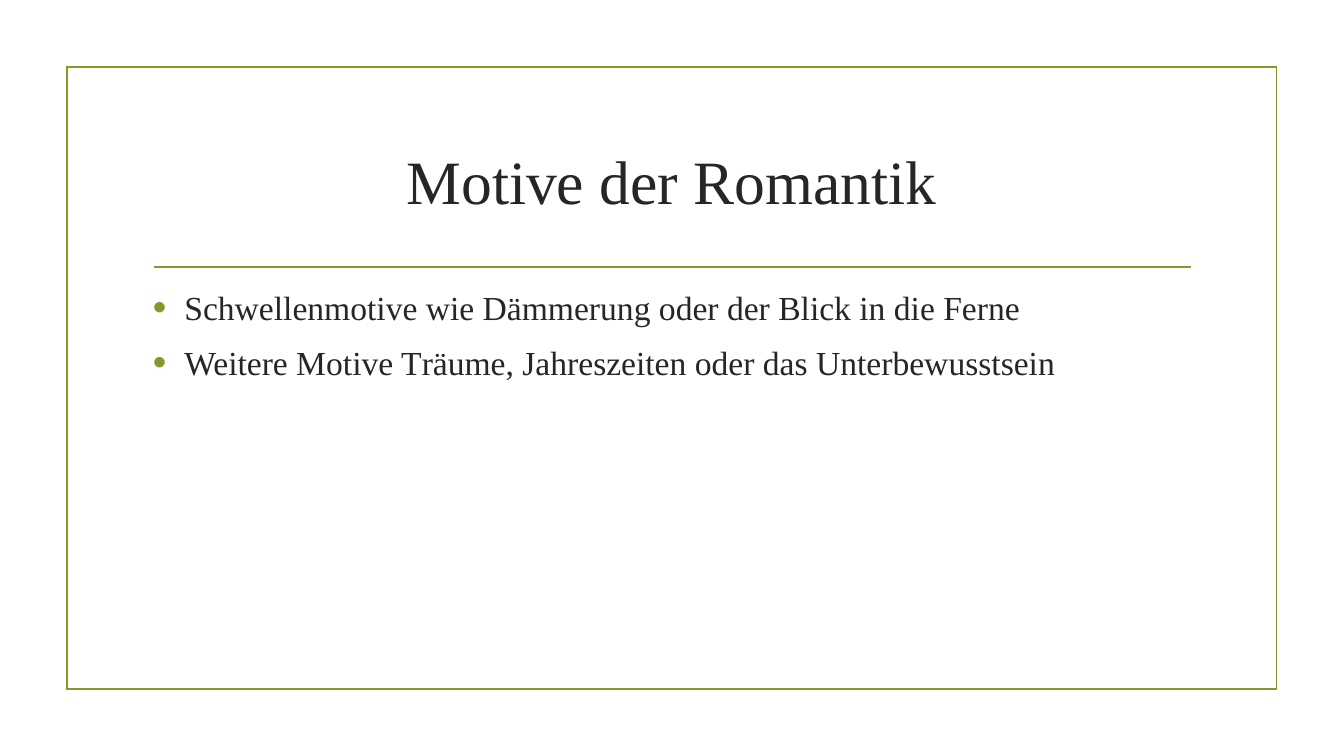
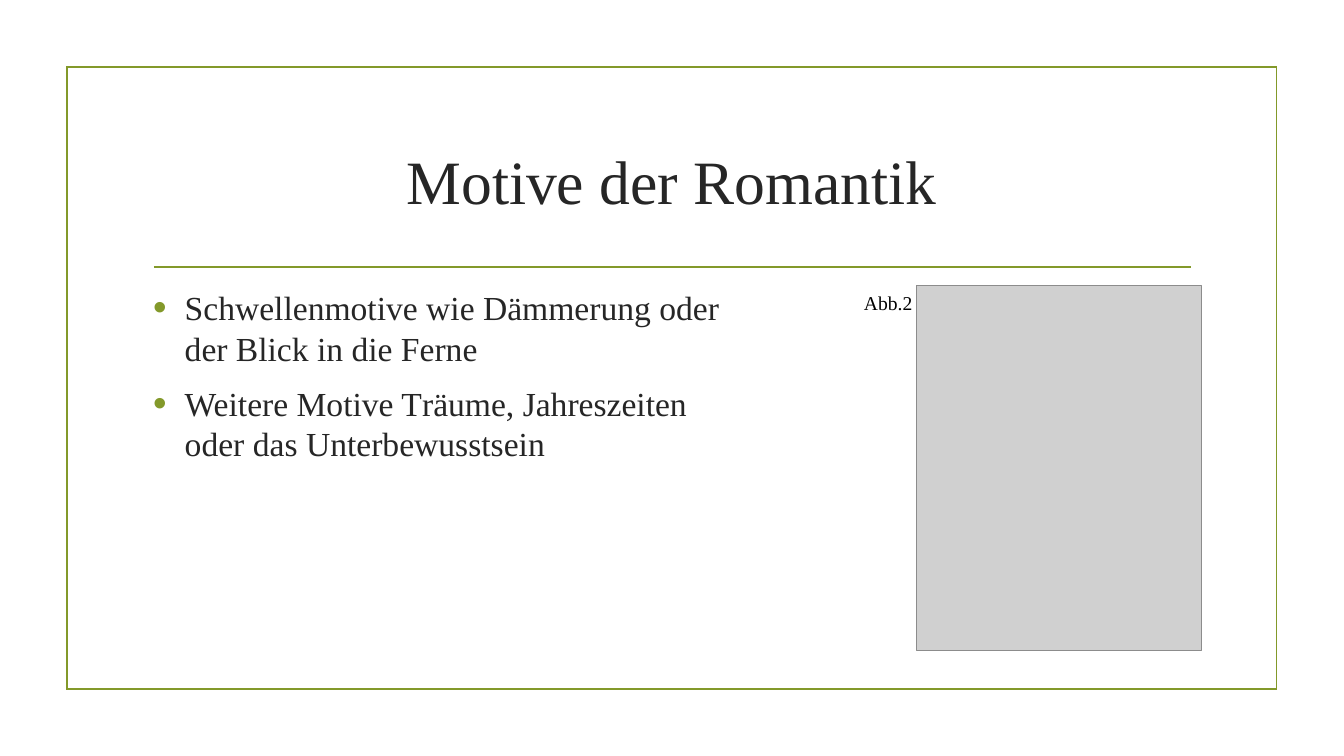
Before and after one commit to AkazeX/Schule, a slide deck: slide 5 of BM/Deutsch/Romantik/Romantik.pptx (slide 4 before the commit). Drawn at 1344x756 pixels with LibreOffice and Linux fonts; fonts in the diff are those of the drawing; grey boxes stand for pictures; background and template pictures are left out. Boxes give left, top, right and bottom in pixels: in the first picture for what was removed or moved away, otherwise in the second. Text is boxed around its words. In the diff, an @@ line names an element or a change of style, - is before the commit and + after.

```diff
--- a/BM/Deutsch/Romantik/Romantik.pptx
+++ b/BM/Deutsch/Romantik/Romantik.pptx
@@ text "Schwellenmotive wie Dämmerung oder der ..." rewrapped from (184,296,1055,380) to (185,296,719,457) @@
@@ text added at (864,296,912,311), 14 pt, text #000000 @@
+Abb.2
@@ picture added at (917,285,1202,650) @@
```
Also in this commit, not shown: 6 other slides changed, 2 slides added, 1 slide removed, 3 other files.
